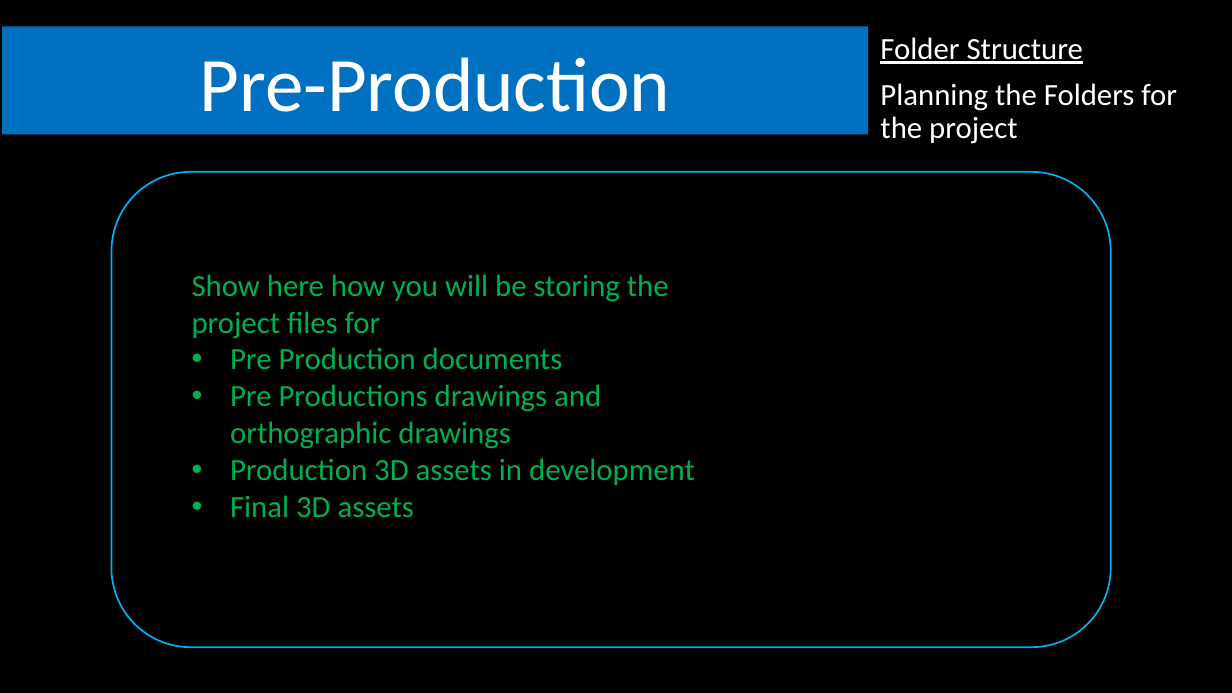
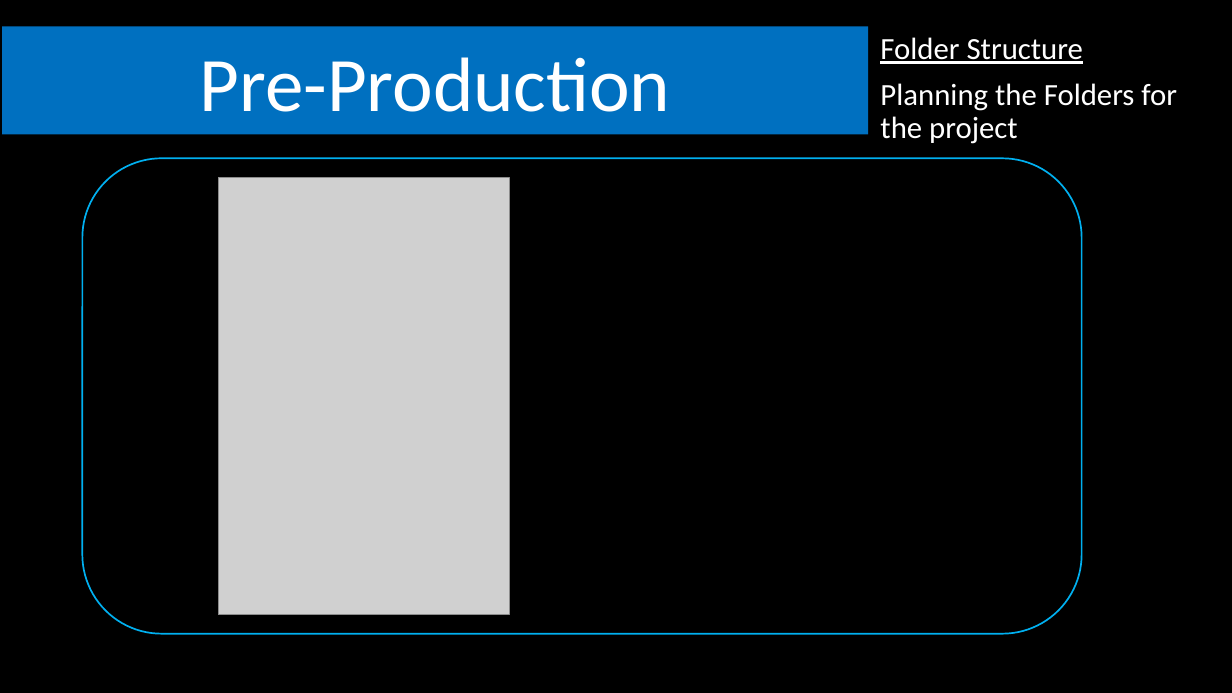
Before and after one commit to Cyzoc/AIEConner, a slide deck: slide 10 of Pre_production/Documents/Workbook/Workbook 3.pptx. Drawn at 1232x693 pixels with LibreOffice and Linux fonts; fonts in the diff are those of the drawing; grey boxes stand for pictures; background and template pictures are left out. Boxes give left, top, right and bottom in pixels: in the first picture for what was removed or moved away, otherwise in the second. Text is boxed around its words. In the diff, an @@ line names an element or a change of style, - is before the commit and + after.

```diff
--- a/Pre_production/Documents/Workbook/Workbook 3.pptx
+++ b/Pre_production/Documents/Workbook/Workbook 3.pptx
@@ rounded rectangle: place and size @@
-rounded rectangle at [112, 172, 1111, 648]
+rounded rectangle at [83, 159, 1082, 634]
@@ picture added at [218, 177, 509, 615] @@
@@ text removed at [192, 274, 695, 517] @@
-Show here how you will be storing the project files for
-• Pre Production documents
-• Pre Productions drawings and orthographic drawings
-• Production 3D assets in development
-• Final 3D assets
```
Also in this commit, not shown: 5 other slides changed, 2 other files.
